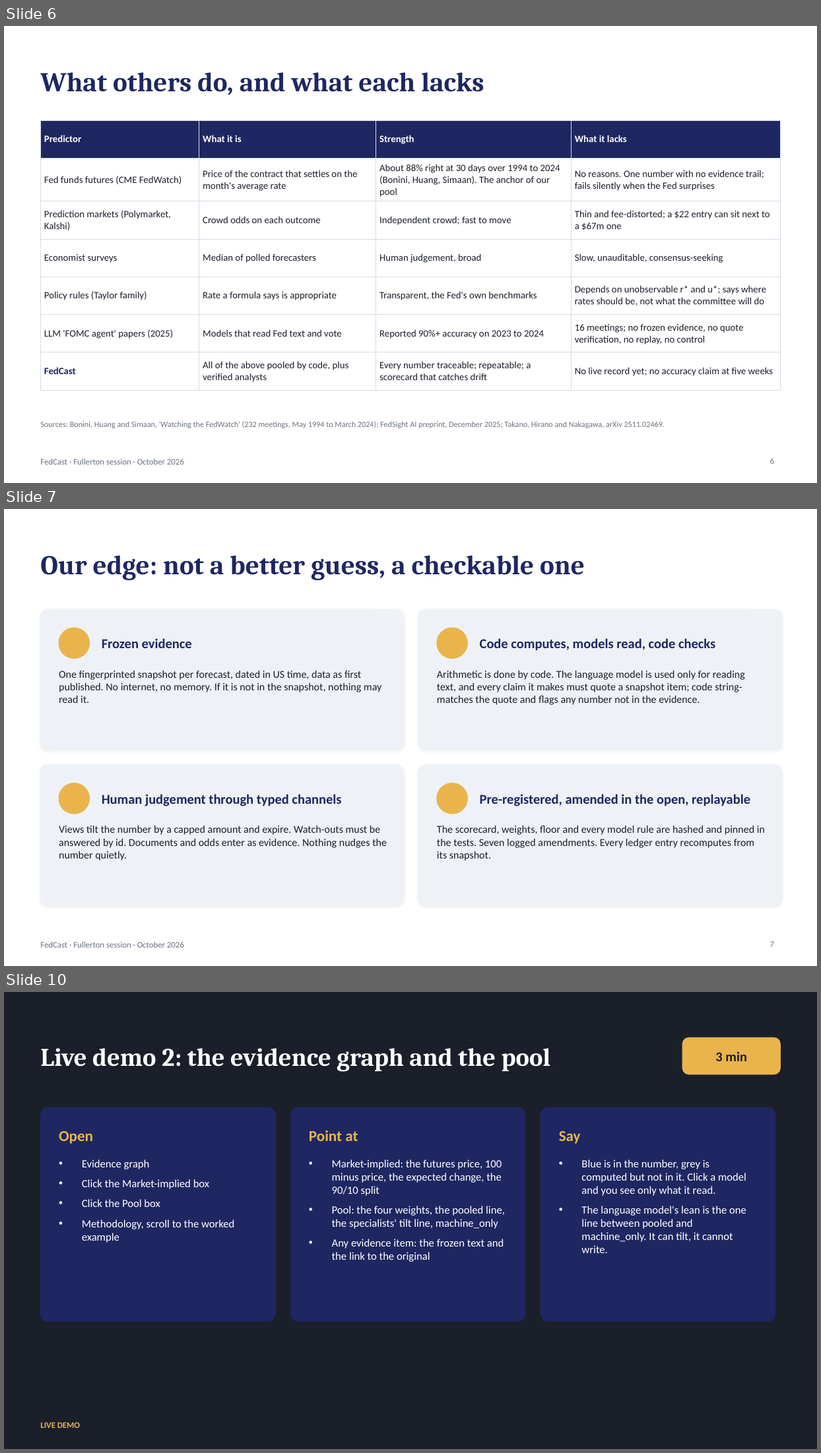
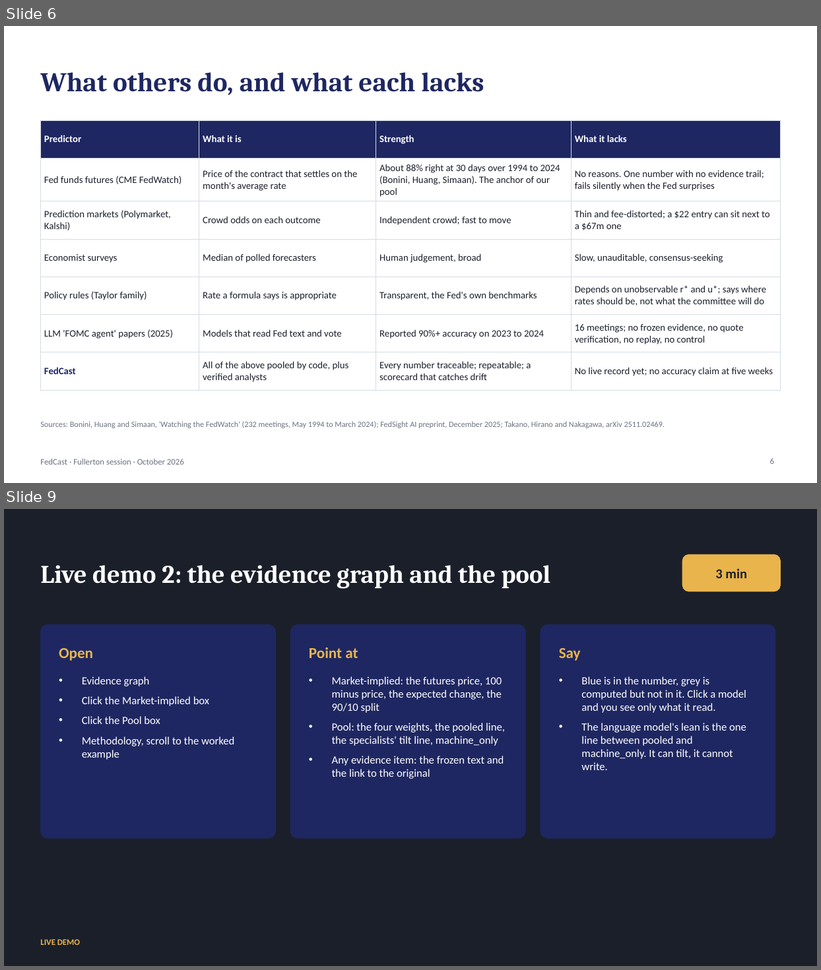
Before and after one commit to kmt112/fed-forecast, a slide deck: docs/FedCast_Fullerton.pptx. Shown one above the other, each under a label of ours: slides 6, 7 and 10 before the commit, slides 6 and 9 after it; the slides between them are not shown. The pictures are 821x1453 and 821x970 pixels, drawn with LibreOffice and Linux fonts; fonts in the diff are those of the drawing. Boxes give left, top, right and bottom in pixels: in the first picture for what was removed or moved away, otherwise in the second. Text is boxed around its words. In the diff, an @@ line names an element or a change of style, - is before the commit and + after.

```diff
--- a/docs/FedCast_Fullerton.pptx
+++ b/docs/FedCast_Fullerton.pptx
@@ slide 7 removed at [4,509,817,966], background #FFFFFF; not listed: 1 template element that a slide beside it also shows @@
@@ title removed at [40,555,585,580] @@
-Our edge: not a better guess, a checkable one
@@ rounded rectangle removed at [40,609,403,750] @@
@@ rounded rectangle removed at [418,609,781,750] @@
@@ ellipse removed at [59,628,89,658] @@
@@ text removed at [102,638,192,648] @@
-Frozen evidence
@@ ellipse removed at [437,628,467,658] @@
@@ text removed at [480,638,715,651] @@
-Code computes, models read, code checks
@@ text removed at [59,671,382,703] @@
-One fingerprinted snapshot per forecast, dated in US time, data as first published. No internet, no memory. If it is not in the snapshot, nothing may read it.
@@ text removed at [437,671,745,705] @@
-Arithmetic is done by code. The language model is used only for reading text, and every claim it makes must quote a snapshot item; code string-matches the quote and flags any number not in the evidence.
@@ rounded rectangle removed at [40,765,403,906] @@
@@ rounded rectangle removed at [418,765,781,906] @@
@@ ellipse removed at [59,784,89,814] @@
@@ ellipse removed at [437,784,467,814] @@
@@ text removed at [102,794,341,807] @@
-Human judgement through typed channels
@@ text removed at [480,794,750,807] @@
-Pre-registered, amended in the open, replayable
@@ text removed at [59,826,387,861] @@
-Views tilt the number by a capped amount and expire. Watch-outs must be answered by id. Documents and odds enter as evidence. Nothing nudges the number quietly.
@@ text removed at [437,826,765,861] @@
-The scorecard, weights, floor and every model rule are hashed and pinned in the tests. Seven logged amendments. Every ledger entry recomputes from its snapshot.
@@ page number removed at [770,942,774,947] @@
-7
@@ what was slide 10 is now slide 9 @@
```
Also in this commit, not shown: 9 slides changed, 2 slides added, 4 other slides removed, 2 other files.
